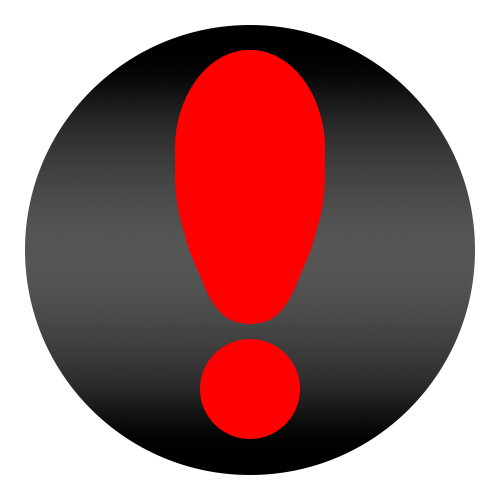
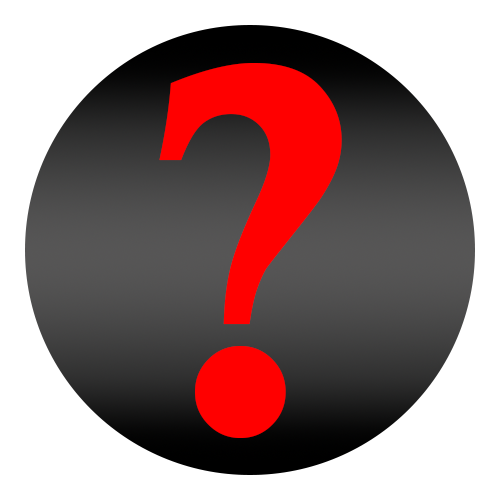
The second w=500, h=500 image is a revision of the first. Changes to its layers:
removed layer "Ellipse 1" (1st of 2) over 159, 50, 342, 439
added layer "?" above "!" over 159, 50, 342, 439
